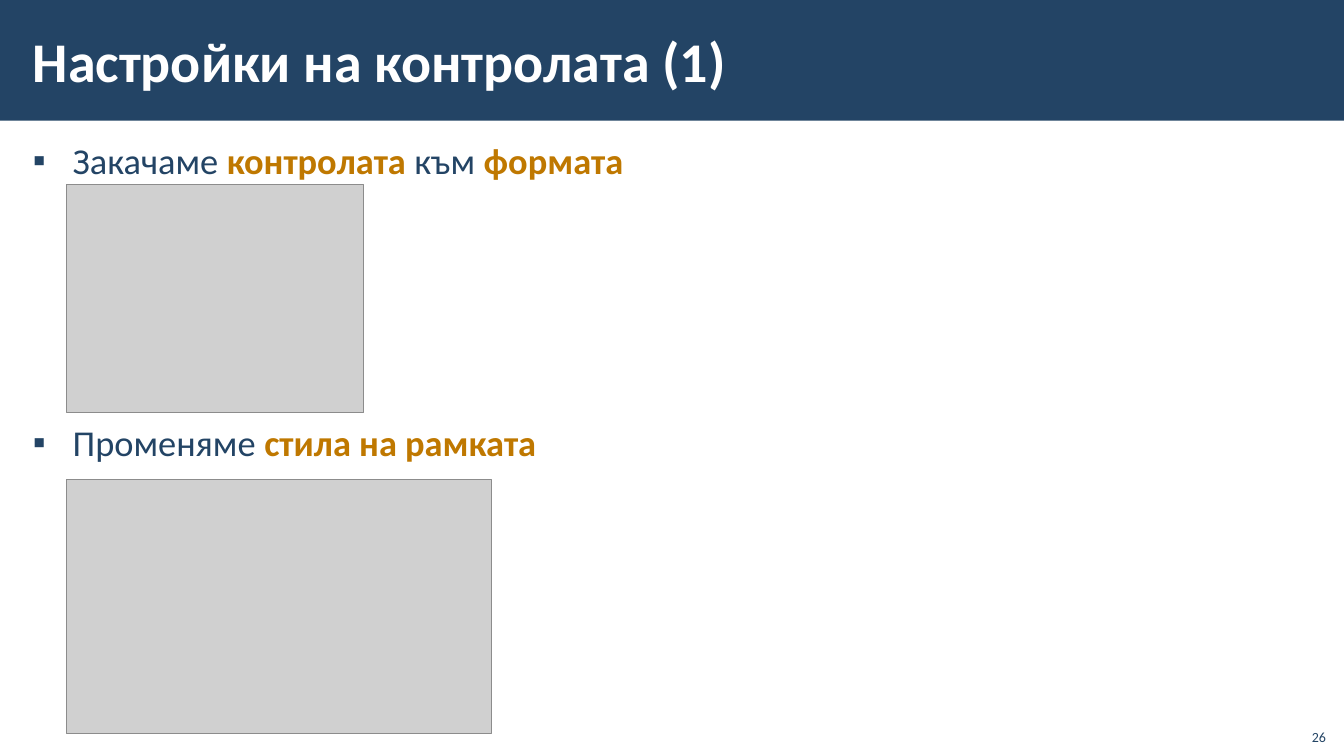
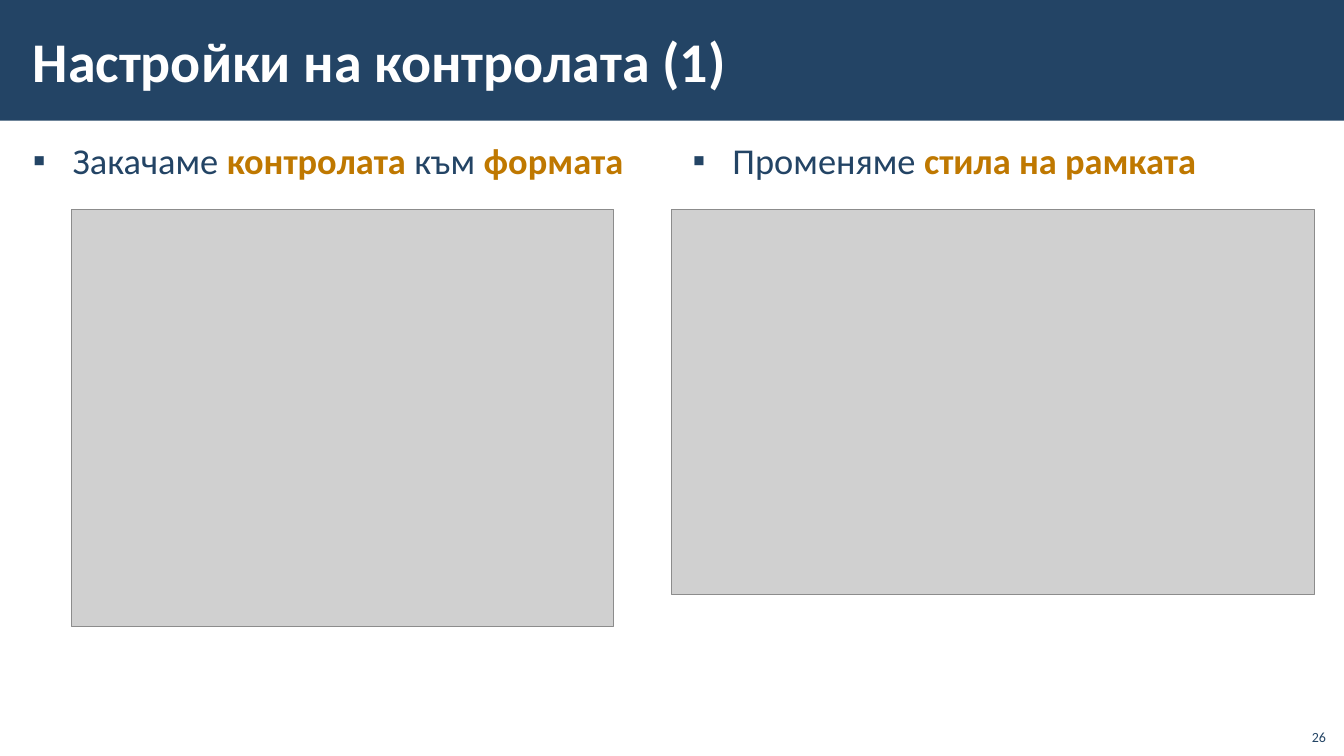
Before and after one commit to BG-IT-Edu/School-Programming, a slide deck: slide 26 of Courses/Software-Sciences/Module-4-Information-Systems-New/05-Connecting-Windows-Forms-with-database/05-Connecting-Windows-Forms-with-database.pptx. Drawn at 1344x756 pixels with LibreOffice and Linux fonts; fonts in the diff are those of the drawing; grey boxes stand for pictures; background and template pictures are left out. Boxes give left, top, right and bottom in pixels: in the first picture for what was removed or moved away, otherwise in the second. Text is boxed around its words. In the diff, an @@ line names an element or a change of style, - is before the commit and + after.

Commit message:
fix

```diff
--- a/Courses/Software-Sciences/Module-4-Information-Systems-New/05-Connecting-Windows-Forms-with-database/05-Connecting-Windows-Forms-with-database.pptx
+++ b/Courses/Software-Sciences/Module-4-Information-Systems-New/05-Connecting-Windows-Forms-with-database/05-Connecting-Windows-Forms-with-database.pptx
@@ text added at box(732, 150, 1196, 180), 26 pt, text #BF7800, bold @@
+▪ Променяме стила на рамката
@@ picture: place and size @@
-picture at box(67, 185, 363, 412)
+picture at box(72, 210, 614, 626)
@@ picture: place and size @@
-picture at box(67, 480, 491, 734)
+picture at box(673, 210, 1316, 595)
@@ text at box(73, 432, 536, 462): paragraph removed @@
-▪ Променяме стила на рамката
```
